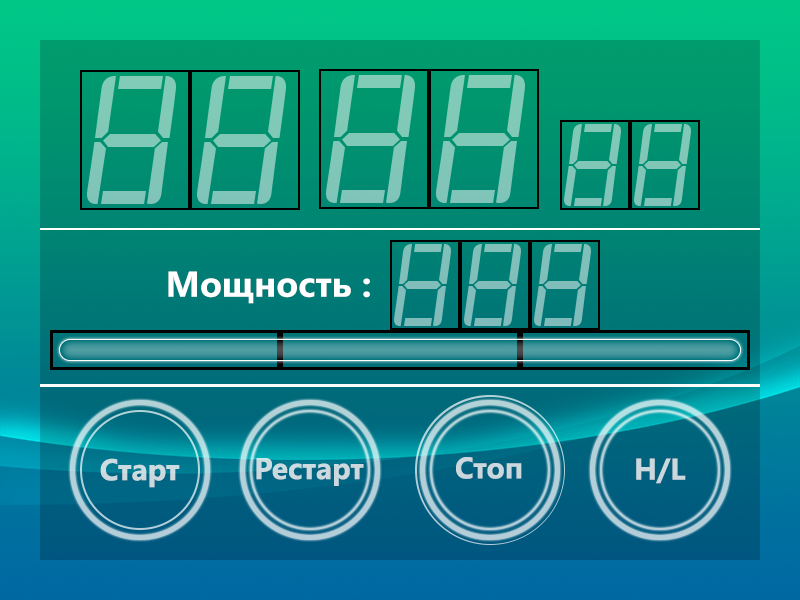
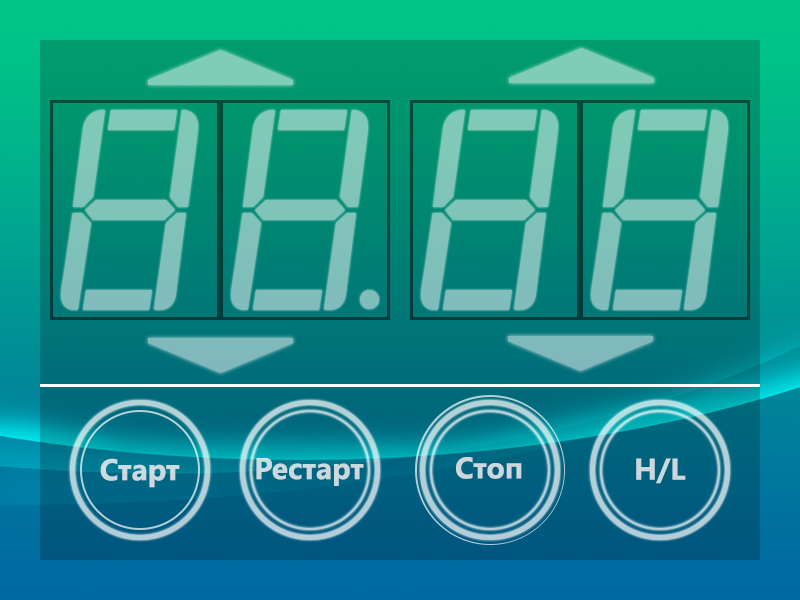
Before/after of a w=800, h=600 layered artwork. What changed in the layer stack:
showed group "Setup" (49 layers) over [50, 44, 750, 377]
hid group "Timer Panel" (187 layers) over [40, 69, 760, 370]
